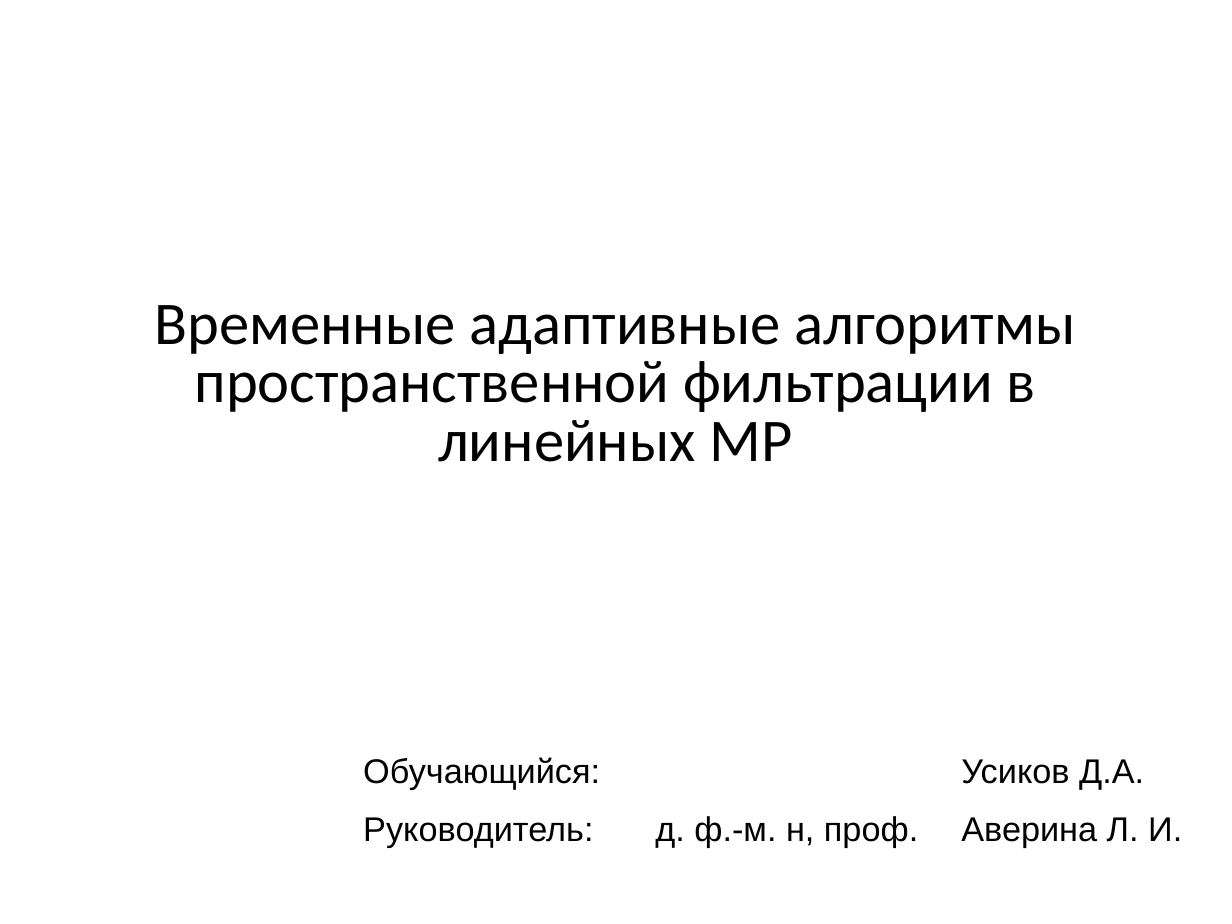
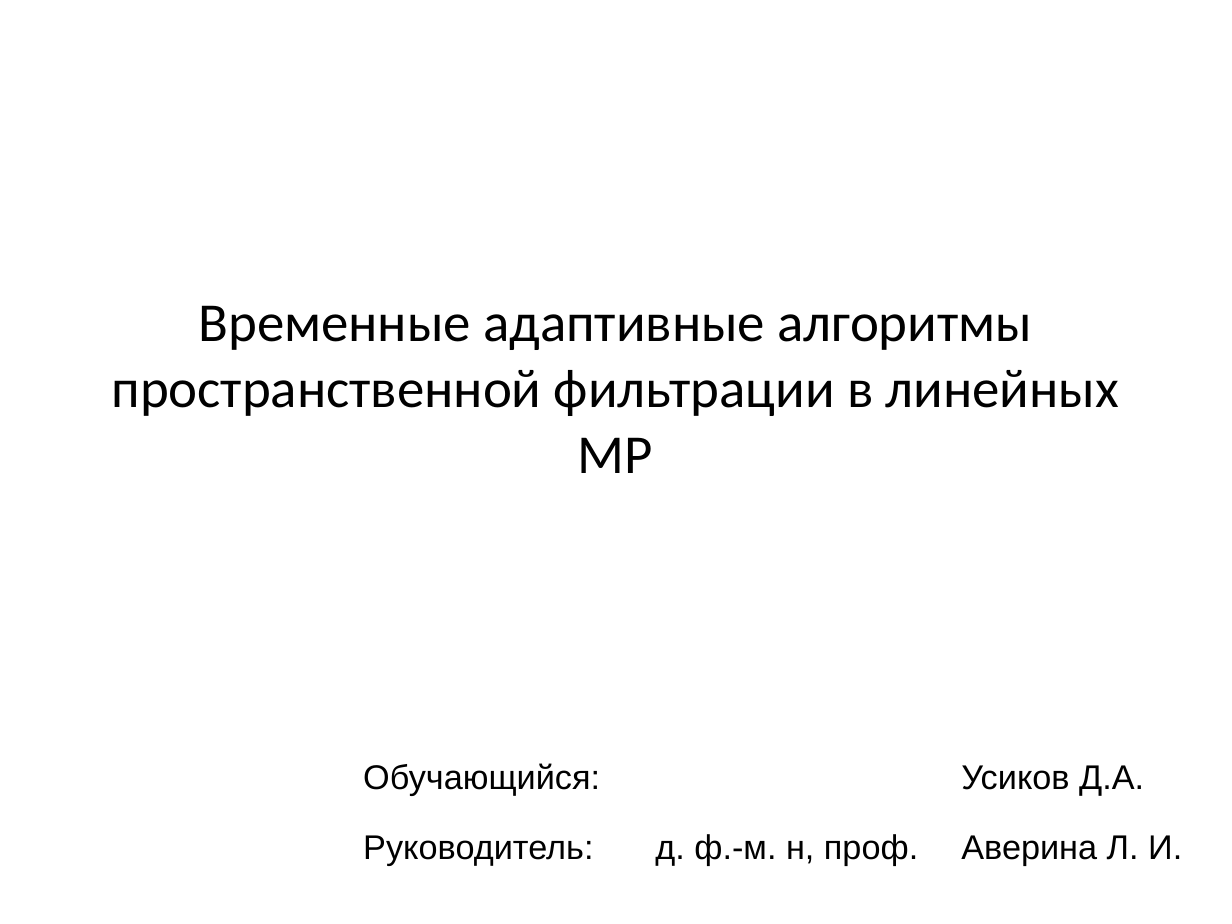
Before and after one commit to Rernamp/microphone_arrays, a slide deck: slide 1 of student_session_2021/Доклад.pptx. Drawn at 1232x924 pixels with LibreOffice and Linux fonts; fonts in the diff are those of the drawing. Boxes give left, top, right and bottom in pixels: in the first picture for what was removed or moved away, otherwise in the second. Text is boxed around its words. In the diff, an @@ line names an element or a change of style, - is before the commit and + after.

```diff
--- a/student_session_2021/Доклад.pptx
+++ b/student_session_2021/Доклад.pptx
@@ text "Временные адаптивные алгоритмы пространственной фильтрации ..." at (x1=112, y1=305, x2=1119, y2=473): size 35.4 to 32.1 pt; line spacing 0.8 to 1 @@
@@ table resized from (x1=354, y1=733, x2=1231, y2=851) to (x1=354, y1=734, x2=1231, y2=869) @@
```
Also in this commit, not shown: 5 other slides changed, 1 slide added, 2 slides removed, 14 other files.
